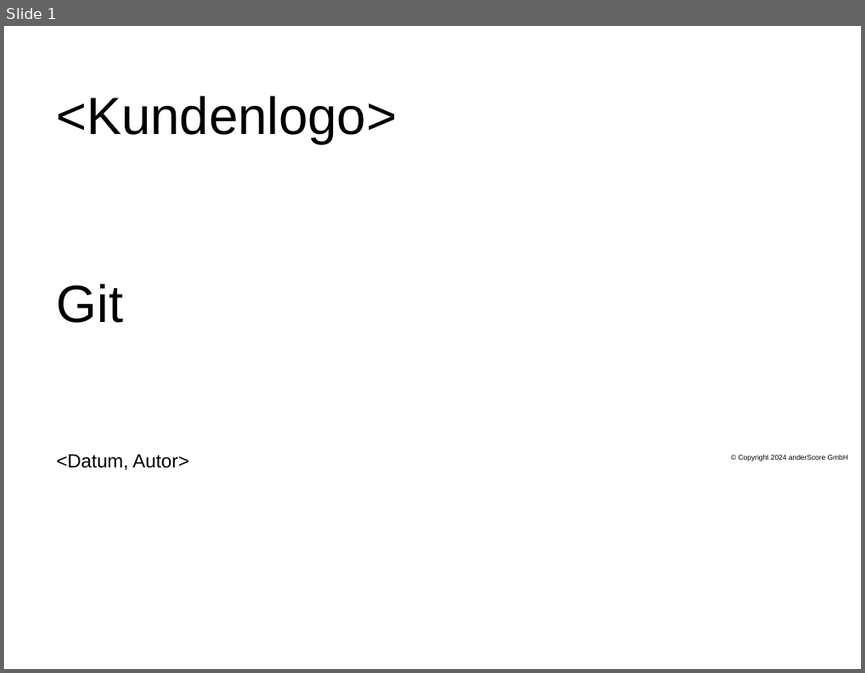
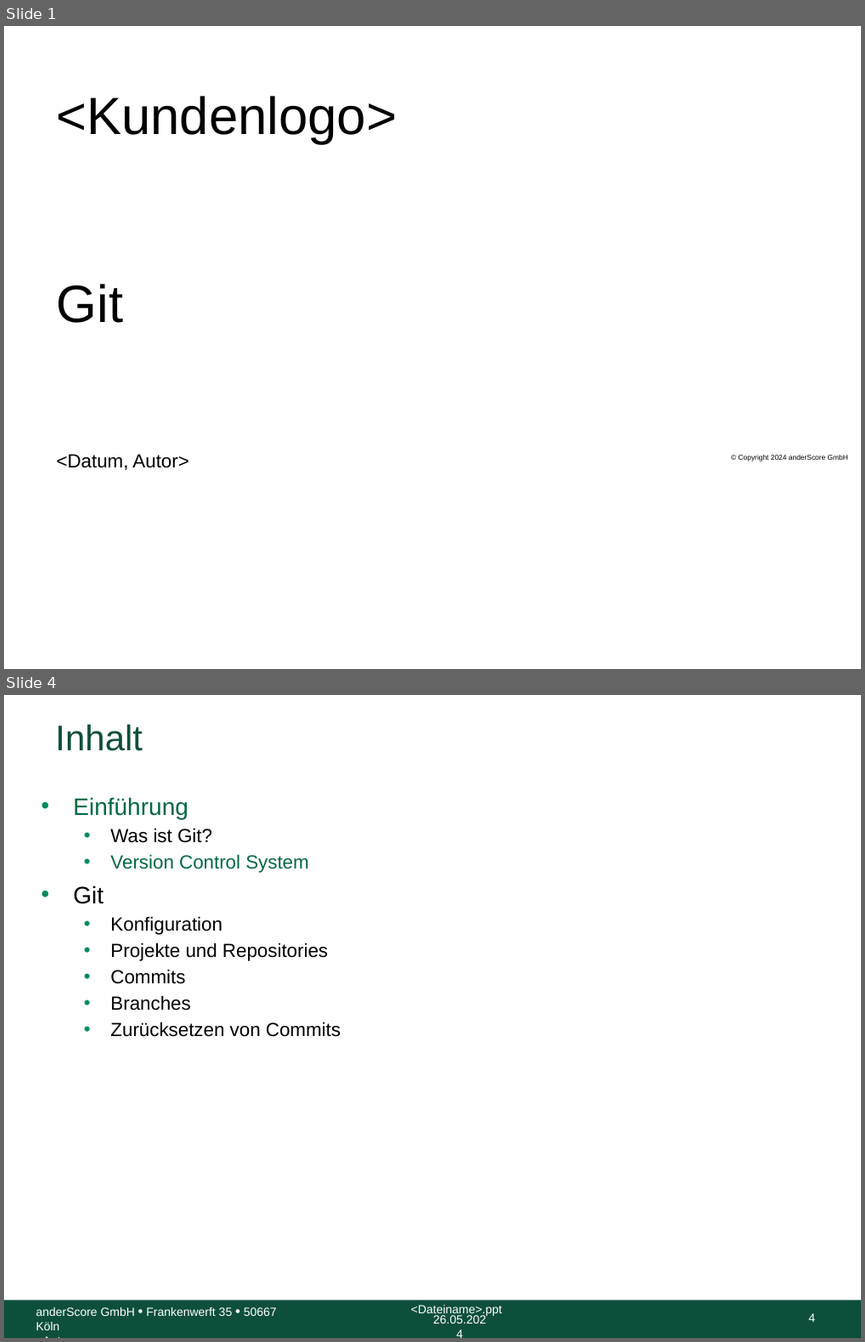
Before and after one commit to anderscore-gmbh/gitlab, a slide deck: slides/Tag-1_2-Git.pptx. Shown one above the other, each under a label of ours: slide 1 before the commit, slides 1 and 4 after it; the slides between them are not shown. The pictures are 865x673 and 865x1342 pixels, drawn with LibreOffice and Linux fonts; fonts in the diff are those of the drawing; background and template pictures are left out. Boxes give left, top, right and bottom in pixels: in the first picture for what was removed or moved away, otherwise in the second. Text is boxed around its words. In the diff, an @@ line names an element or a change of style, - is before the commit and + after.

```diff
--- a/slides/Tag-1_2-Git.pptx
+++ b/slides/Tag-1_2-Git.pptx
@@ slide 4 added at (x1=4, y1=695, x2=861, y2=1338), background #FFFFFF @@
@@ title added at (x1=55, y1=724, x2=143, y2=751), 30 pt, text #0D4F3C @@
+Inhalt
@@ text added at (x1=73, y1=797, x2=341, y2=1037), 16 pt, text #000000 @@
+• Einführung
+  • Was ist Git?
+  • Version Control System
+• Git
+  • Konfiguration
+  • Projekte und Repositories
+  • Commits
+  • Branches
+  • Zurücksetzen von Commits
@@ rectangle added at (x1=4, y1=1300, x2=861, y2=1338), fill #0D4F3C @@
@@ text added at (x1=411, y1=1304, x2=502, y2=1315), 10 pt, text #FFFFFF @@
+<Dateiname>.ppt
@@ text added at (x1=36, y1=1307, x2=277, y2=1330), 10 pt, text #FFFFFF @@
+anderScore GmbH • Frankenwerft 35 • 50667 Köln
+<Autor>
@@ text added at (x1=433, y1=1315, x2=486, y2=1323), 10 pt, text #FFFFFF @@
+26.05.2024
@@ page number added at (x1=808, y1=1313, x2=815, y2=1321), 10 pt, text #FFFFFF @@
+4
```
Also in this commit, not shown: 30 slides changed, 29 other slides added, 7 slides removed, 2 other files.
